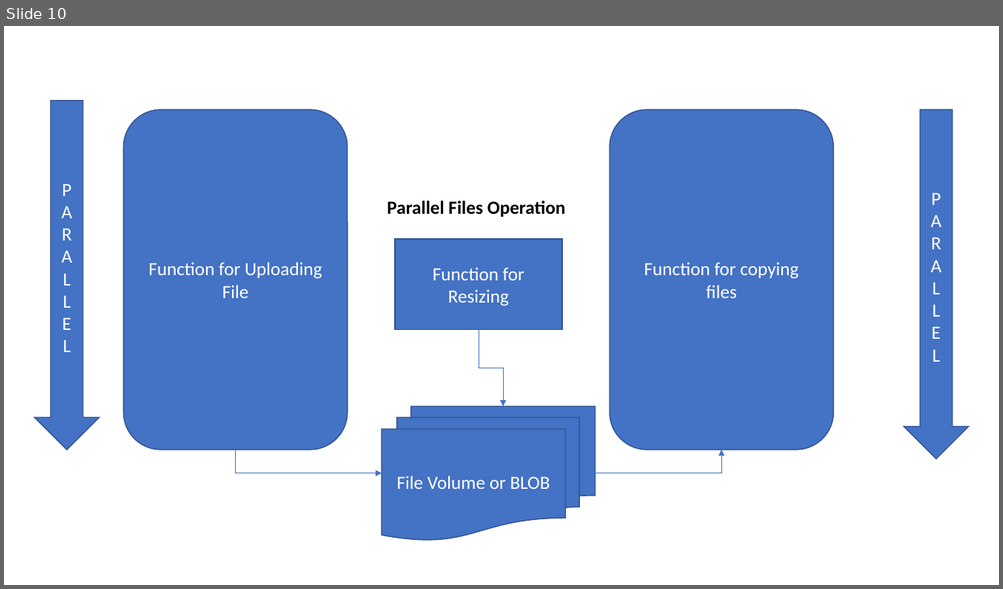
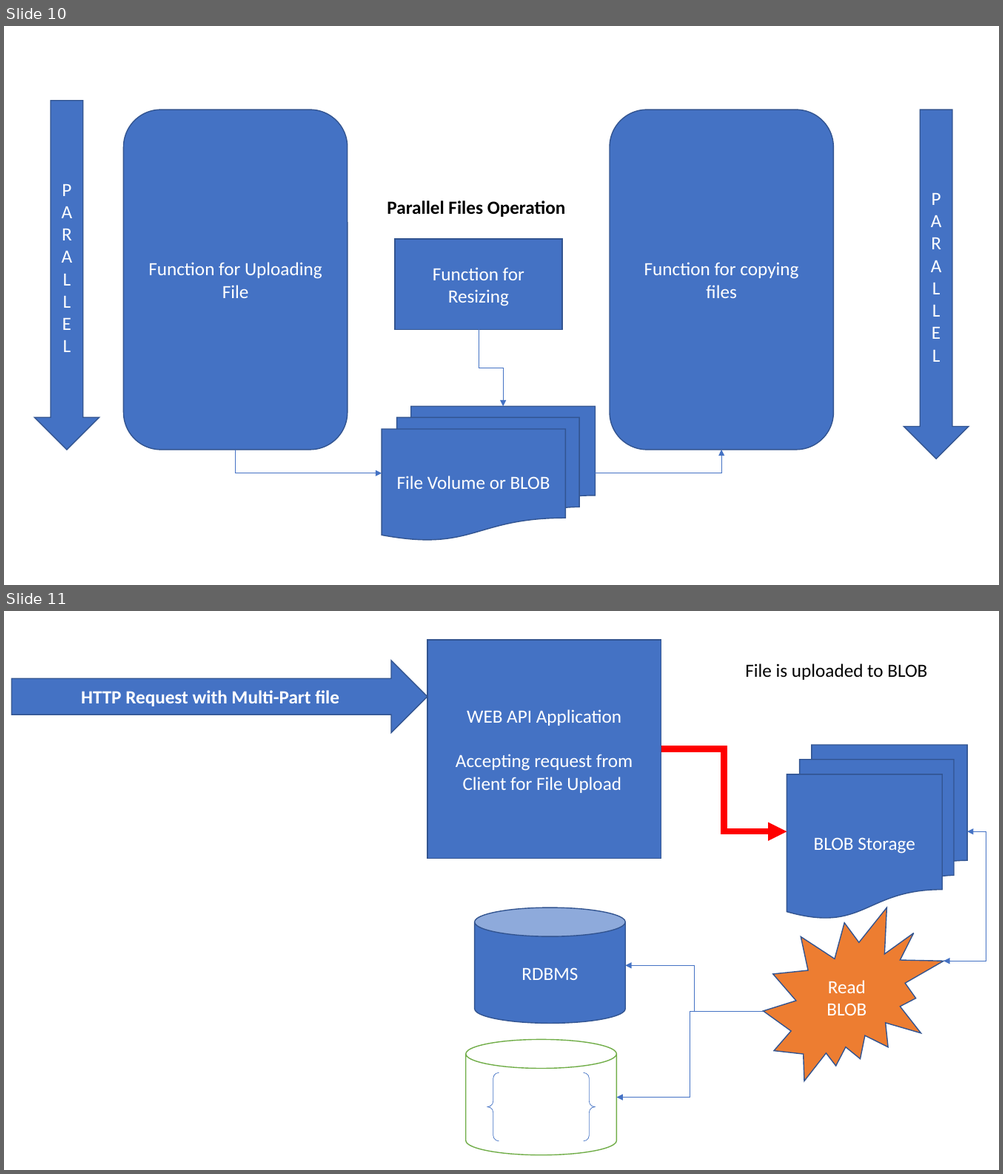
Before and after one commit to maheshsabnis/AzureFUnctionsWM, a slide deck: TRaining_Sreverless_IMages.pptx. Shown one above the other, each under a label of ours: slide 10 before the commit, slides 10 and 11 after it. The pictures are 1003x589 and 1003x1174 pixels, drawn with LibreOffice and Linux fonts; fonts in the diff are those of the drawing. Boxes give left, top, right and bottom in pixels: in the first picture for what was removed or moved away, otherwise in the second. Text is boxed around its words. In the diff, an @@ line names an element or a change of style, - is before the commit and + after.

```diff
--- a/TRaining_Sreverless_IMages.pptx
+++ b/TRaining_Sreverless_IMages.pptx
@@ slide 11 added at <box>4,611,999,1170</box>, background #FFFFFF @@
@@ rectangle added at <box>427,640,660,859</box>, fill #4472C4, outline #325491 1 pt, 18 pt, text #FFFFFF @@
+WEB API Application
+Accepting request from Client for File Upload
@@ right arrow added at <box>11,661,427,732</box>, fill #4472C4, outline #325491 1 pt, 18 pt, text #FFFFFF, bold @@
+HTTP Request with Multi-Part file
@@ text added at <box>745,664,927,680</box>, 18 pt, text #000000 @@
+File is uploaded to BLOB
@@ elbow arrow added from (661, 749) to (787, 832), #FF0000 6 pt @@
@@ flow chart multidocument added at <box>787,745,967,919</box>, fill #4472C4, outline #325491 1 pt, 18 pt, text #FFFFFF @@
+BLOB Storage
@@ elbow double arrow added from (967, 832) to (943, 962), #4472C4 0.5 pt @@
@@ cylinder added at <box>475,908,626,1024</box>, fill #4472C4, outline #325491 1 pt, 18 pt, text #FFFFFF @@
+RDBMS
@@ irregular seal added at <box>762,908,943,1082</box>, fill #ED7D31, outline #325491 1 pt, 18 pt, text #FFFFFF @@
+Read BLOB
@@ elbow arrow added from (762, 1011) to (626, 966), #4472C4 0.5 pt @@
@@ elbow arrow added from (762, 1011) to (617, 1097), #4472C4 0.5 pt @@
@@ cylinder added at <box>466,1040,617,1156</box>, fill #FFFFFF, outline #70AD47 1 pt @@
@@ brace pair added at <box>487,1073,595,1142</box>, outline #4472C4 0.5 pt @@
```
Also in this commit, not shown: 4 other slides added, 14 other files.
